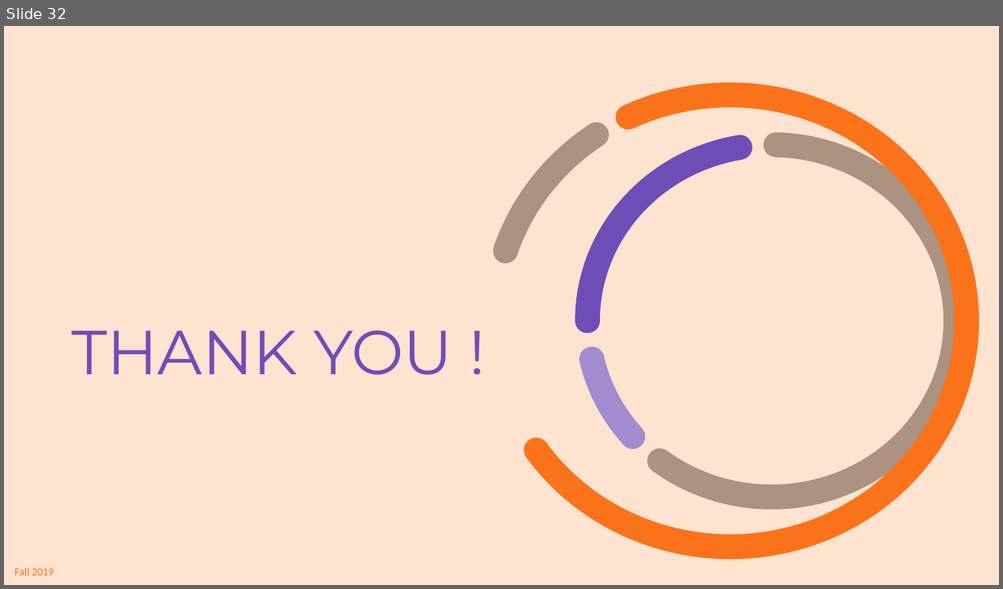
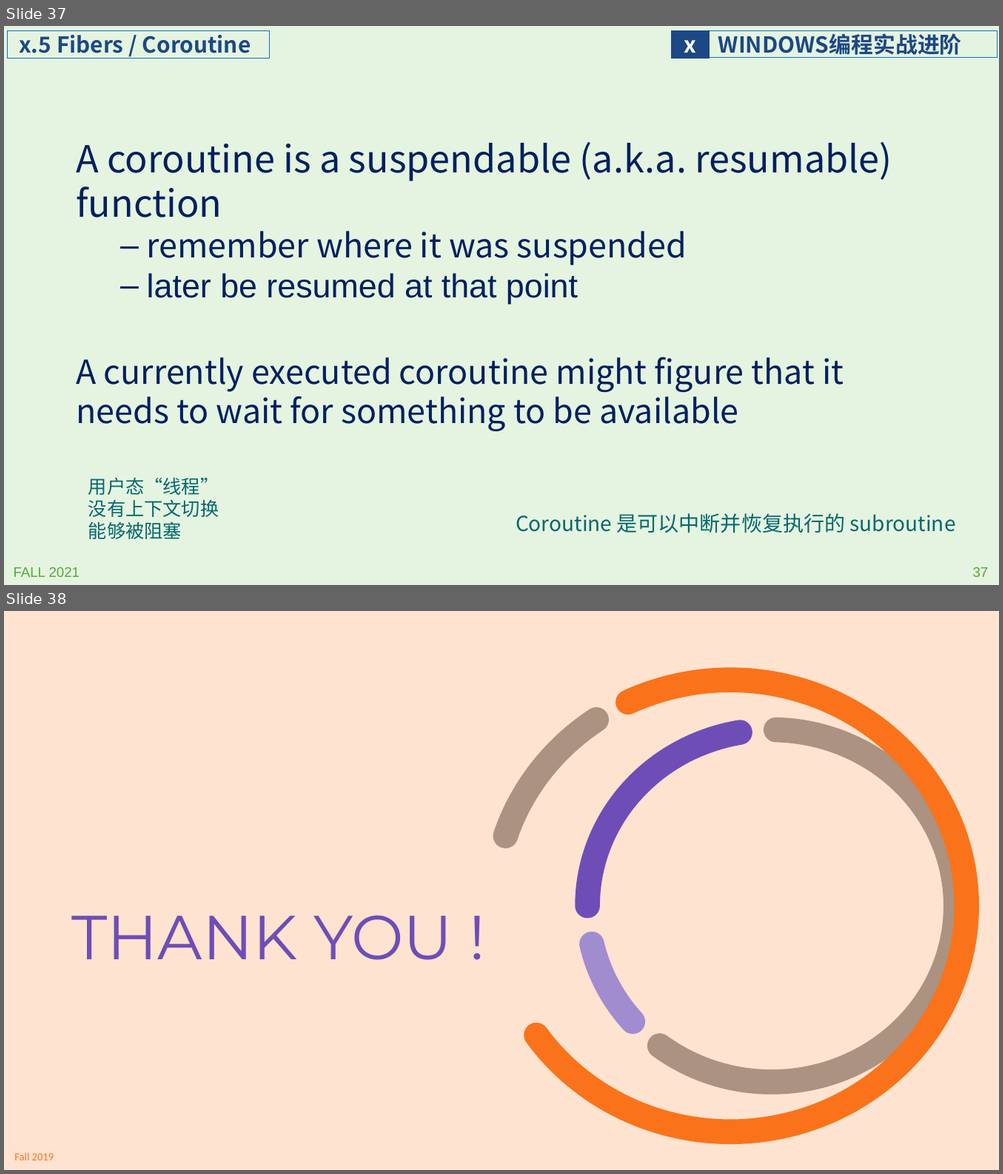
Before and after one commit to principleWindows/win-principle-2021, a slide deck: slides/instruction/principleWindows_extra.pptx. Shown one above the other, each under a label of ours: slide 32 before the commit, slides 37 and 38 after it. The pictures are 1003x589 and 1003x1174 pixels, drawn with LibreOffice and Linux fonts; fonts in the diff are those of the drawing; background and template pictures are left out. Boxes give left, top, right and bottom in pixels: in the first picture for what was removed or moved away, otherwise in the second. Text is boxed around its words. In the diff, an @@ line names an element or a change of style, - is before the commit and + after.

Commit message:
fiber and coroutine

```diff
--- a/slides/instruction/principleWindows_extra.pptx
+++ b/slides/instruction/principleWindows_extra.pptx
@@ slide 37 added at (4, 26, 999, 585), background #E5F4E0 @@
@@ rectangle added at (8, 31, 270, 58), outline #0F6FC6 0.75 pt, 21.3 pt, text #1C4885, bold @@
+x.5 Fibers / Coroutine
@@ rectangle added at (671, 30, 710, 59), fill #1C4885, 21.3 pt, text #FFFFFF, bold @@
+x
@@ rectangle added at (709, 31, 997, 58), outline #0F6FC6 0.75 pt, 21.3 pt, text #1C4885, bold @@
+WINDOWS编程实战进阶
@@ text added at (77, 142, 892, 432), 32 pt, text #002060 @@
+A coroutine is a suspendable (a.k.a. resumable) function
+  – remember where it was suspended
+  – later be resumed at that point
+    A currently executed coroutine might figure that it needs to wait for something to be available
@@ text added at (88, 477, 219, 540), 18 pt, text #06686C @@
+用户态“线程”
+没有上下文切换
+能够被阻塞
@@ text added at (515, 514, 956, 534), 20 pt, text #06686C @@
+Coroutine 是可以中断并恢复执行的 subroutine
@@ text added at (14, 568, 80, 577), 13.3 pt, text #55A839 @@
+FALL 2021
@@ page number added at (973, 568, 988, 577), 13.3 pt, text #55A839 @@
+37
@@ what was slide 32 is now slide 38 @@
```
Also in this commit, not shown: 29 slides changed, 5 other slides added, 4 other files.
